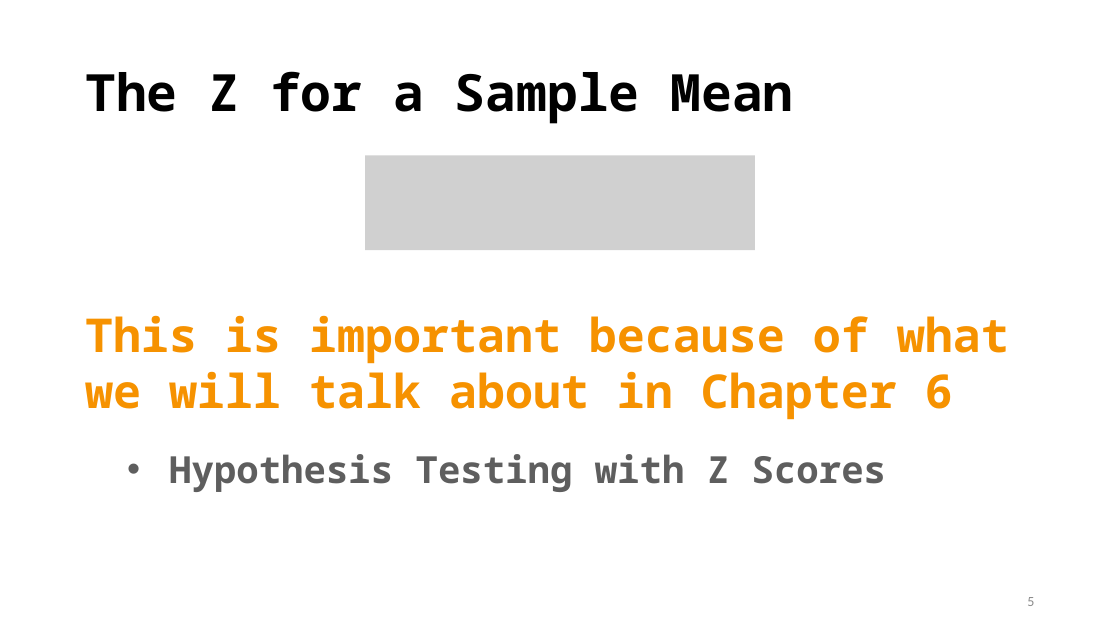
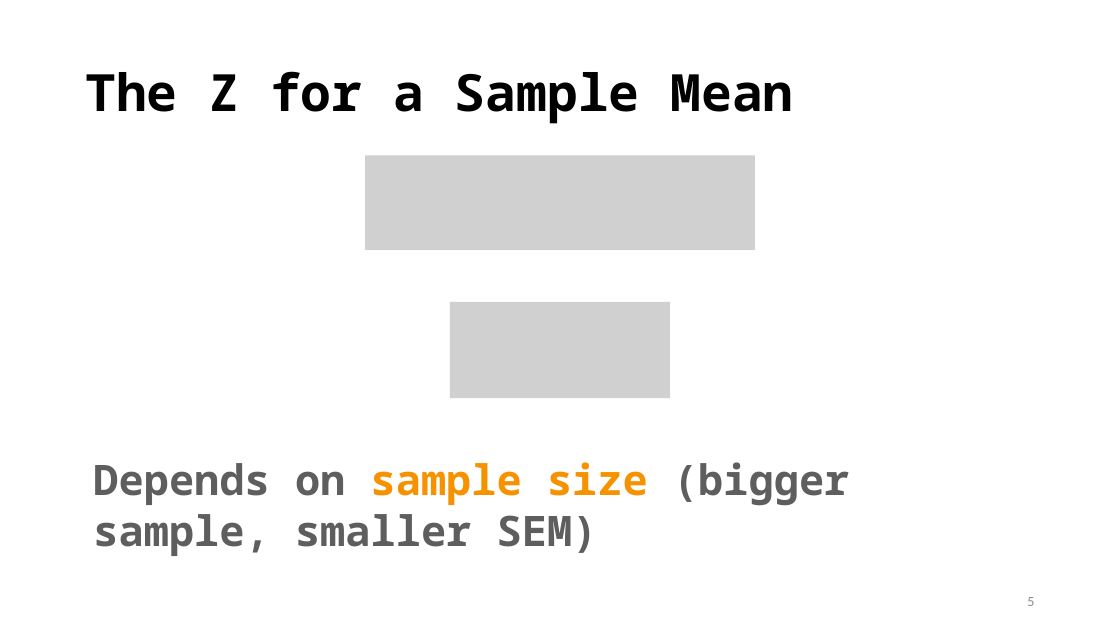
Before and after one commit to TysonStanley/EDU-6050, a slide deck: slide 5 of Slides/05_EDUC_6050_2018.pptx. Drawn at 1120x630 pixels with LibreOffice and Linux fonts; fonts in the diff are those of the drawing; grey boxes stand for pictures. Boxes give left, top, right and bottom in pixels: in the first picture for what was removed or moved away, otherwise in the second. Text is boxed around its words. In the diff, an @@ line names an element or a change of style, - is before the commit and + after.

```diff
--- a/Slides/05_EDUC_6050_2018.pptx
+++ b/Slides/05_EDUC_6050_2018.pptx
@@ text removed at (85,315,1009,492) @@
-This is important because of what we will talk about in Chapter 6
-  • Hypothesis Testing with Z Scores
@@ picture added at (450,302,670,398) @@
@@ text added at (93,462,849,556), 36 pt, text #5E5E5E, bold @@
+Depends on sample size (bigger sample, smaller SEM)
```
Also in this commit, not shown: 10 other slides changed, 34 slides added, 3 slides removed, 2 other files.
